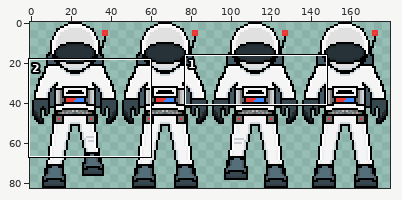
File history of a sprite sheet, Assets/Player/FrontWalkingAnimation 2.png. The first picture is a wide view before the edit; the outline marks the close-up.
Close-up. Old version:
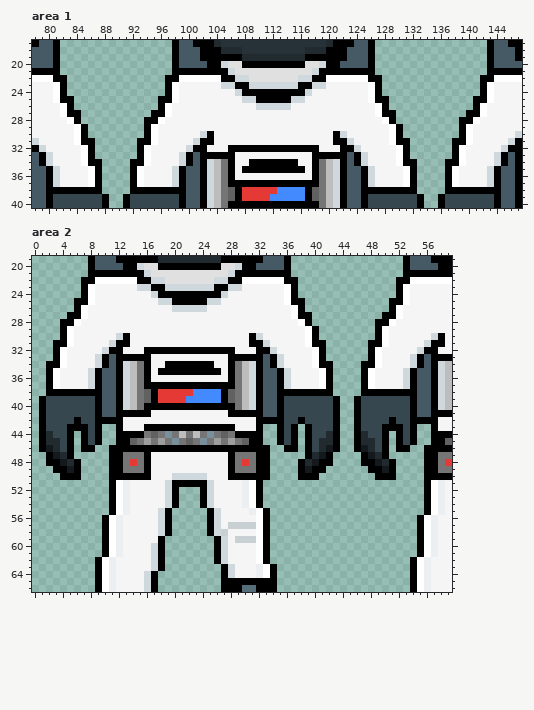
The file is 180x83 pixels. Shown: area 1: x 78..147, y 17..40; area 2: x 0..59, y 19..66. The commit also changed other parts of the picture, which this record leaves out.
And afterwards:
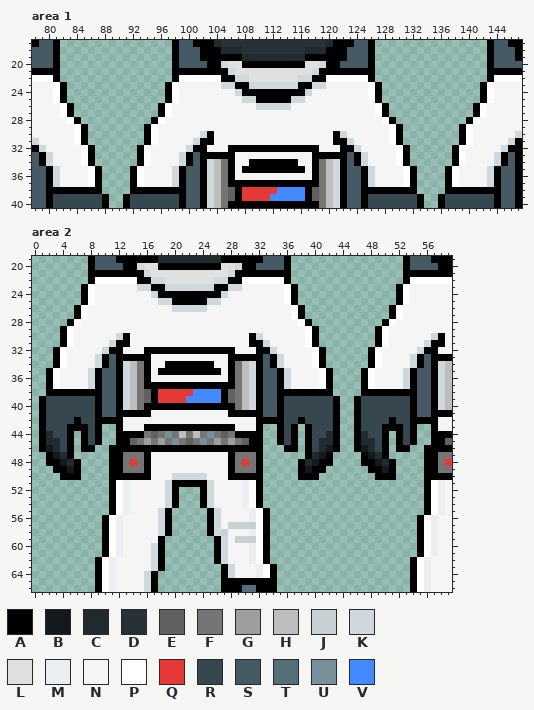
Palette (. is transparent): A #000000  B #13191c  C #212a2f  D #263238  E #616161  F #757575  G #9e9e9e  H #bdbdbd  J #c9d0d3  K #cfd8dc  L #e0e0e0  M #eceff1  N #f5f5f5  P #ffffff  Q #e53935  R #37474f  S #455a64  T #546e7a  U #78909c  V #448aff
The exact change:
Area 1:
y 22: x 82 A -> .; x 97 A -> .; x 127 A -> .; x 142 A -> .
y 25: x 83 A -> .; x 96 A -> .; x 128 A -> .; x 141 A -> .
y 27: x 84 A -> .; x 95 A -> .; x 129 A -> .; x 140 A -> .
y 28: x 94 A -> .; x 139 A -> .
y 31: x 86 A -> .; x 93 A -> .; x 131 A -> .; x 138 A -> .
y 34: x 87 A -> .; x 92 A -> .; x 132 A -> .; x 137 A -> .
Area 2:
y 22: x 7 A -> .; x 37 A -> .; x 52 A -> .
y 25: x 6 A -> .; x 38 A -> .; x 51 A -> .
y 27: x 5 A -> .; x 39 A -> .; x 50 A -> .
y 28: x 4 A -> .; x 49 A -> .
y 31: x 3 A -> .; x 41 A -> .; x 48 A -> .
y 34: x 2 A -> .; x 42 A -> .; x 47 A -> .
y 46..50: x 33 A -> .
y 56: x 31 N -> M
y 58: x 31 N -> M
y 60..62: x 31 N -> M
